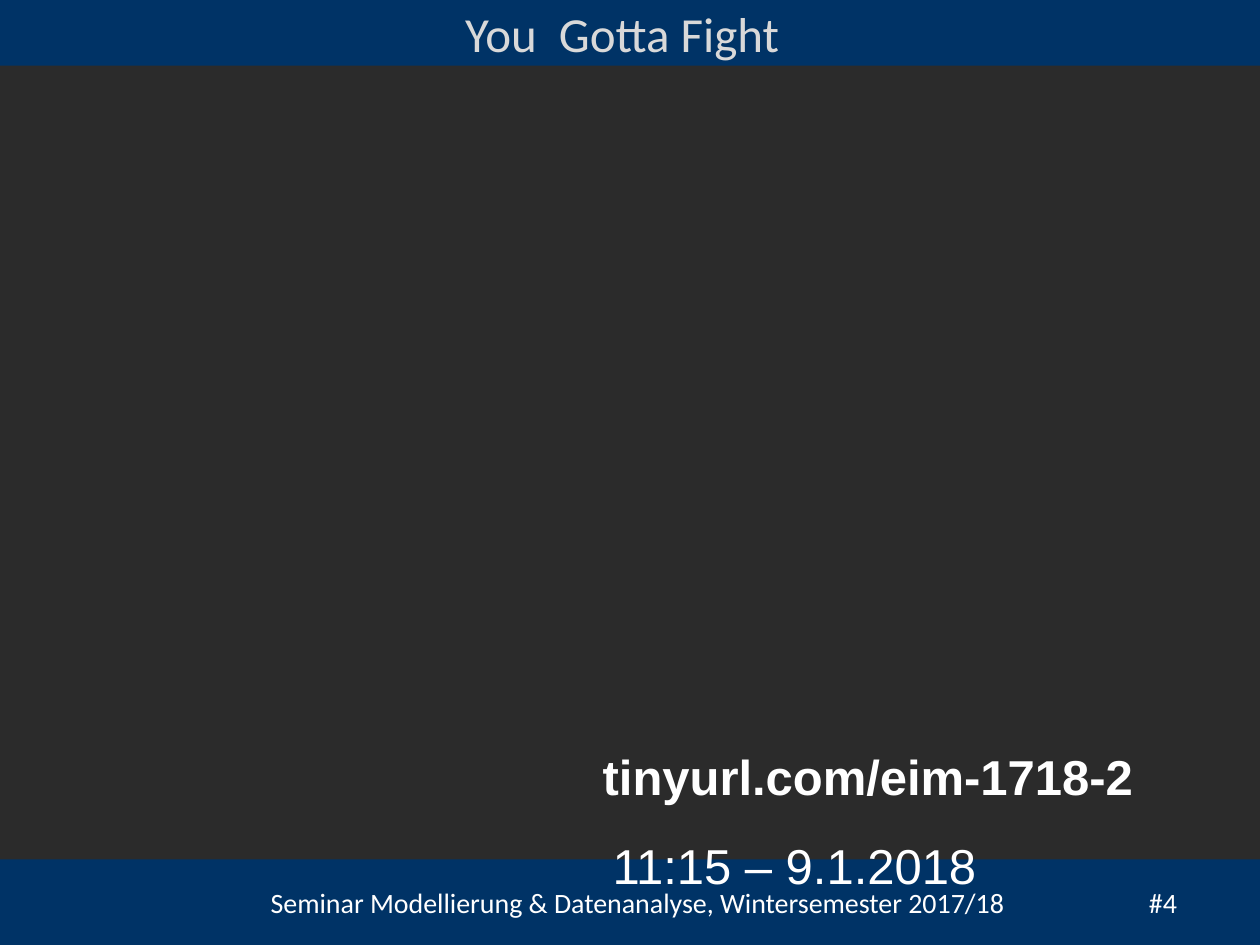
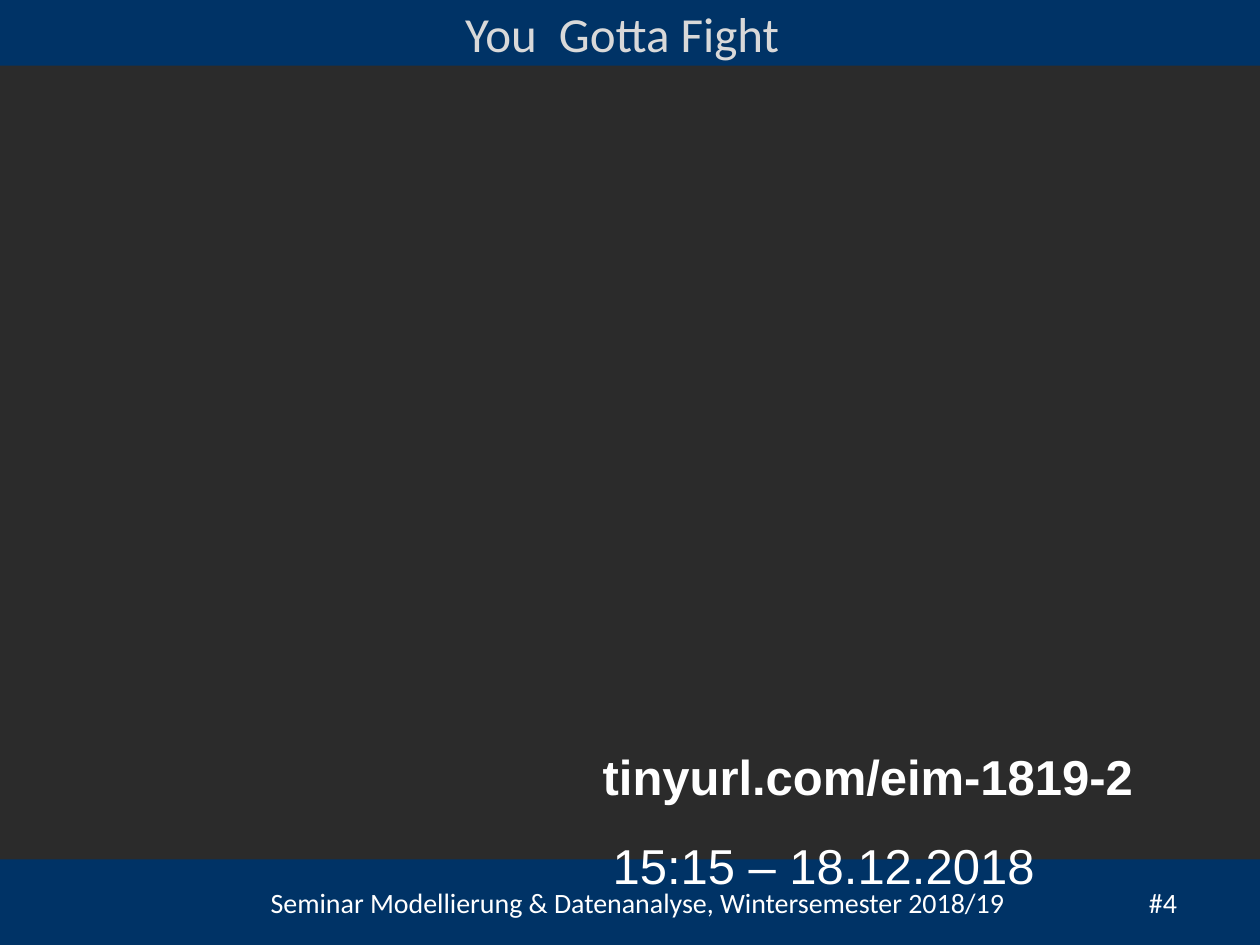
Before and after one commit to heistermann/Einf_Modellierung, a slide deck: slide 4 of Termin_2/folien/Termin_2_Populationsmodelle.pptx. Drawn at 1260x945 pixels with LibreOffice and Linux fonts; fonts in the diff are those of the drawing; background and template pictures are left out; a plain dark background stands for a picture behind light text. Boxes give left, top, right and bottom in pixels: in the first picture for what was removed or moved away, otherwise in the second. Text is boxed around its words. In the diff, an @@ line names an element or a change of style, - is before the commit and + after.

```diff
--- a/Termin_2/folien/Termin_2_Populationsmodelle.pptx
+++ b/Termin_2/folien/Termin_2_Populationsmodelle.pptx
@@ text at [603,759,1133,805]: text changed @@
-tinyurl.com/eim-1718-2
+tinyurl.com/eim-1819-2
@@ text at [613,846,1034,895]: text changed @@
-11:15 – 9.1.2018
+15:15 – 18.12.2018
@@ text at [271,893,1177,918]: text changed @@
-Seminar Modellierung & Datenanalyse, Wintersemester 2017/18 #4
+Seminar Modellierung & Datenanalyse, Wintersemester 2018/19 #4
```
Also in this commit, not shown: 4 other slides changed, 1 other file.
